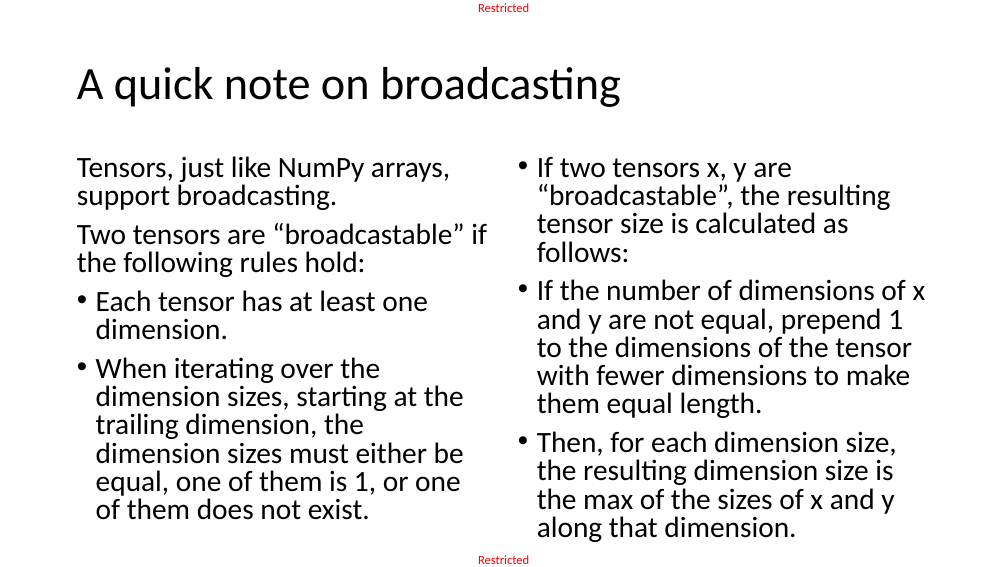
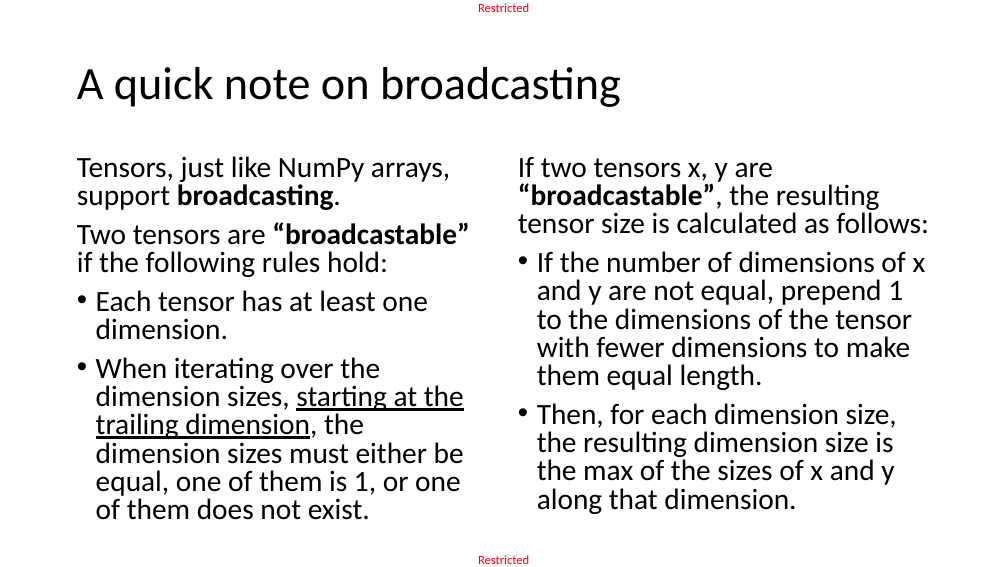
Before and after one commit to matthieudemari/SUTD_DL_50_039, a slide deck: slide 25 of W3/1. W3S1 final/W3S1.pptx. Drawn at 1008x567 pixels with LibreOffice and Linux fonts; fonts in the diff are those of the drawing. Boxes give left, top, right and bottom in pixels: in the first picture for what was removed or moved away, otherwise in the second. Text is boxed around its words. In the diff, an @@ line names an element or a change of style, - is before the commit and + after.

```diff
--- a/W3/1. W3S1 final/W3S1.pptx
+++ b/W3/1. W3S1 final/W3S1.pptx
@@ text at (x1=77, y1=156, x2=470, y2=520): bold on in "broadcasting.", "“broadcastable”"; underline on in "starting at the trailing dimension," @@
@@ text at (x1=518, y1=157, x2=929, y2=234): bold on in "“broadcastable”,"; bullet • to none @@
```
Also in this commit, not shown: 9 other slides changed, 1 slide added, 4 other files.
